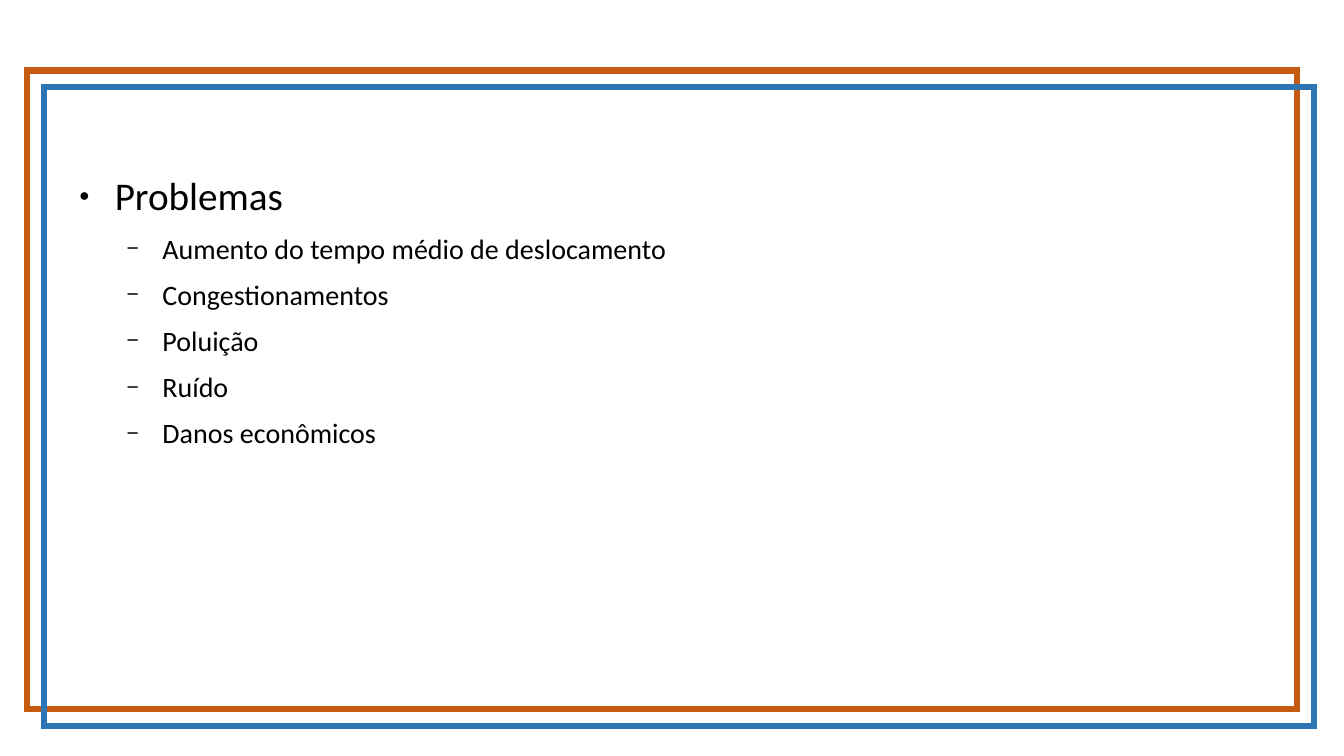
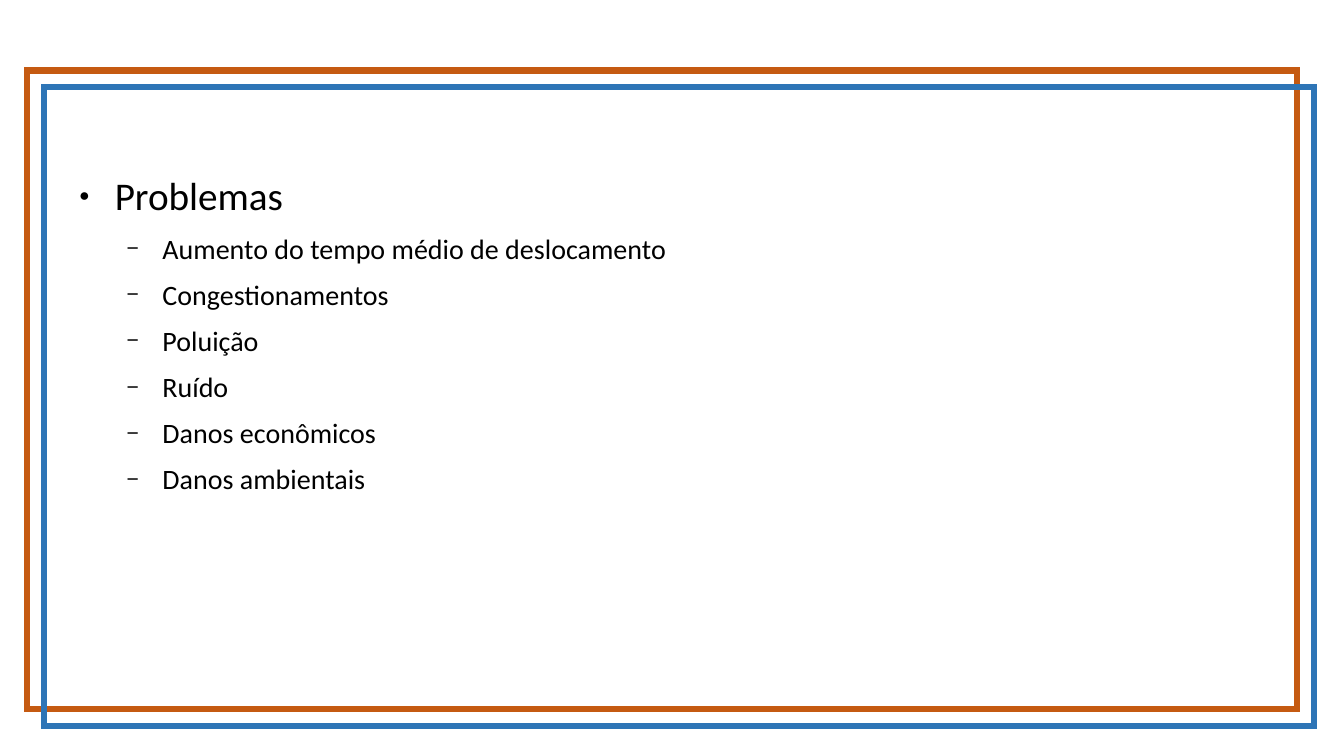
Before and after one commit to vitorropke/mobilidade-urbana, a slide deck: slide 5 of SEMIC-2021/apresentacao.odp (slide 2 before the commit). Drawn at 1344x756 pixels with LibreOffice and Linux fonts; fonts in the diff are those of the drawing; background and template pictures are left out. Boxes give left, top, right and bottom in pixels: in the first picture for what was removed or moved away, otherwise in the second. Text is boxed around its words. In the diff, an @@ line names an element or a change of style, - is before the commit and + after.

```diff
--- a/SEMIC-2021/apresentacao.odp
+++ b/SEMIC-2021/apresentacao.odp
@@ text at [162, 469, 365, 490]: paragraph added @@
+  − Danos ambientais
```
Also in this commit, not shown: 2 other slides changed, 7 slides added, 1 slide removed, 2 other files.
